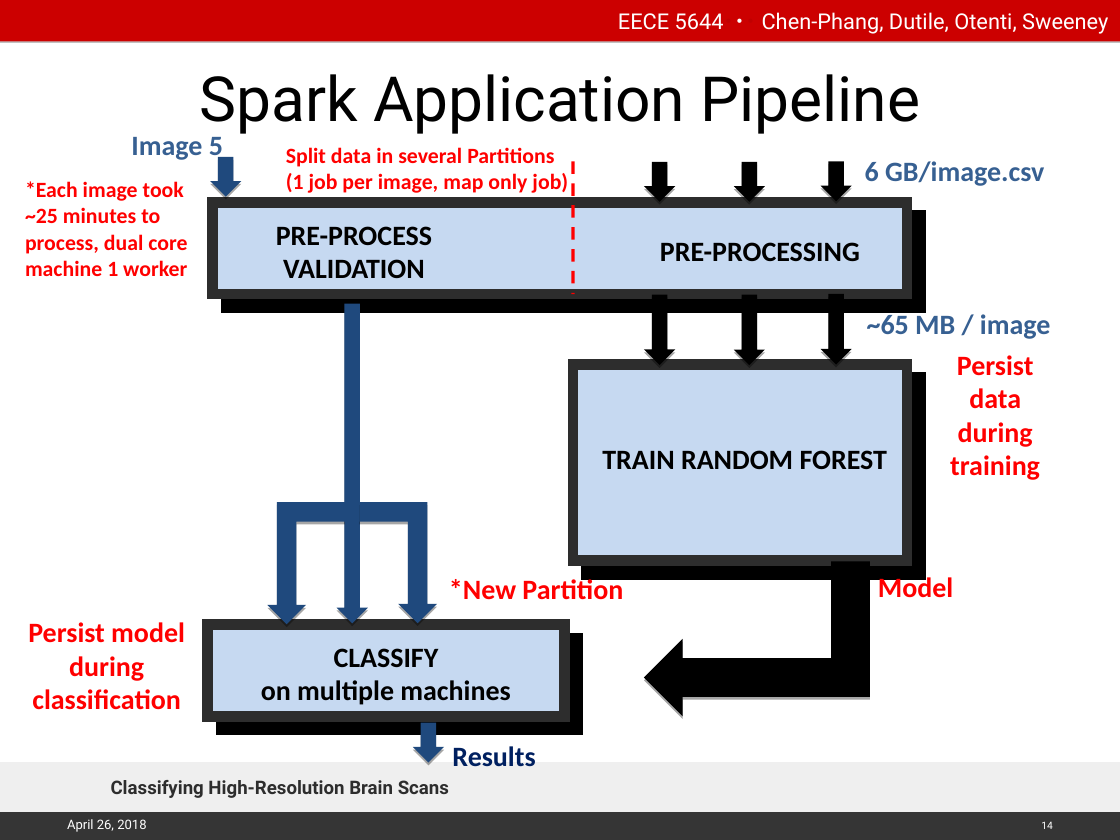
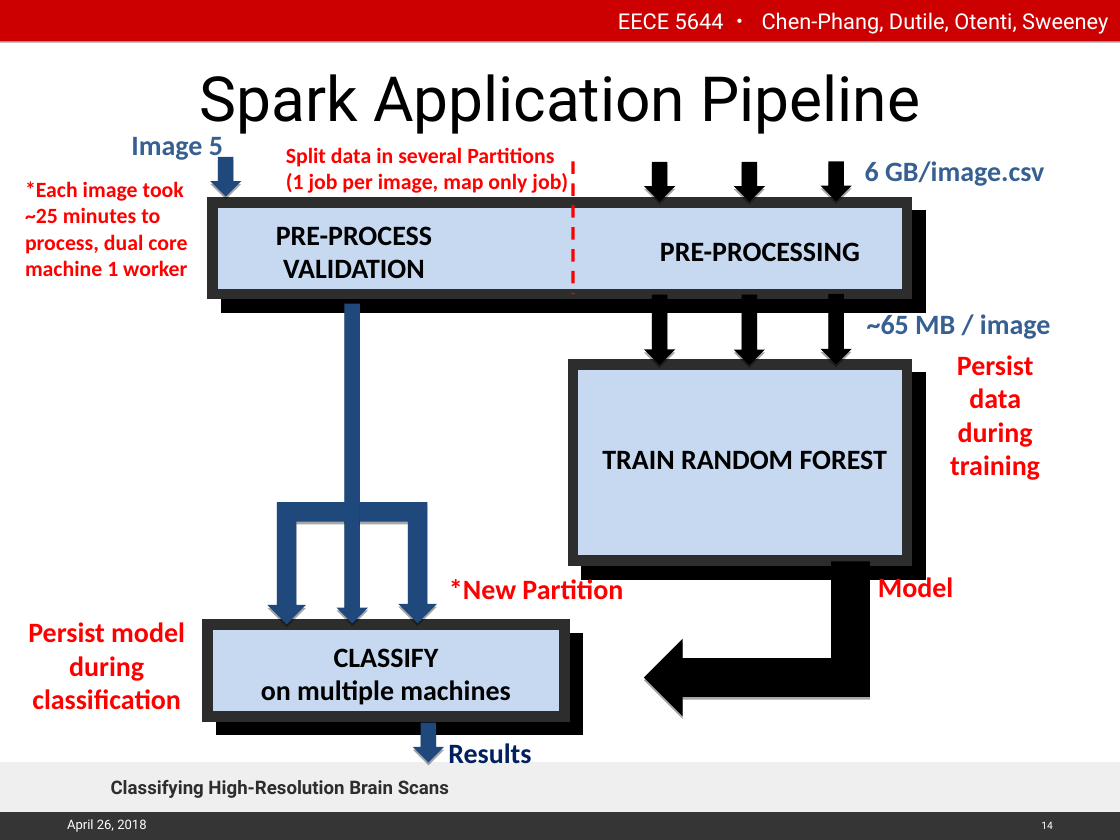
Before and after one commit to emily-jean/ml-brains, a slide deck: slide 14 of presentation/Chenphang-Asha-Dutile-Emily-Otenti-Nate-Sweeney-Tristan-talk.ppt. Drawn at 1120x840 pixels with LibreOffice and Linux fonts; fonts in the diff are those of the drawing; background and template pictures are left out. Boxes give left, top, right and bottom in pixels: in the first picture for what was removed or moved away, otherwise in the second. Text is boxed around its words. In the diff, an @@ line names an element or a change of style, - is before the commit and + after.

```diff
--- a/presentation/Chenphang-Asha-Dutile-Emily-Otenti-Nate-Sweeney-Tristan-talk.ppt
+++ b/presentation/Chenphang-Asha-Dutile-Emily-Otenti-Nate-Sweeney-Tristan-talk.ppt
@@ text "Results": place and size @@
-text "Results" at box(452, 746, 535, 767)
+text "Results" at box(448, 743, 531, 764)
```
Also in this commit, not shown: 1 other slide changed.
